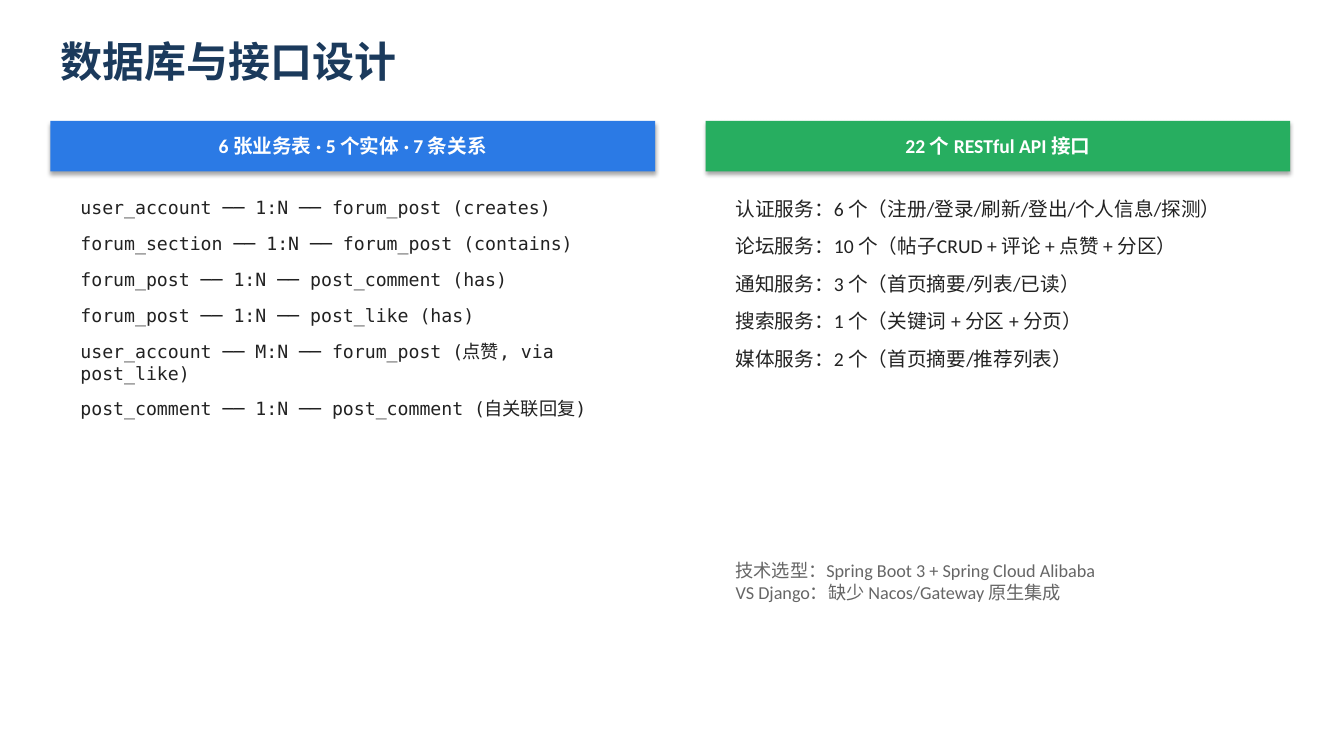
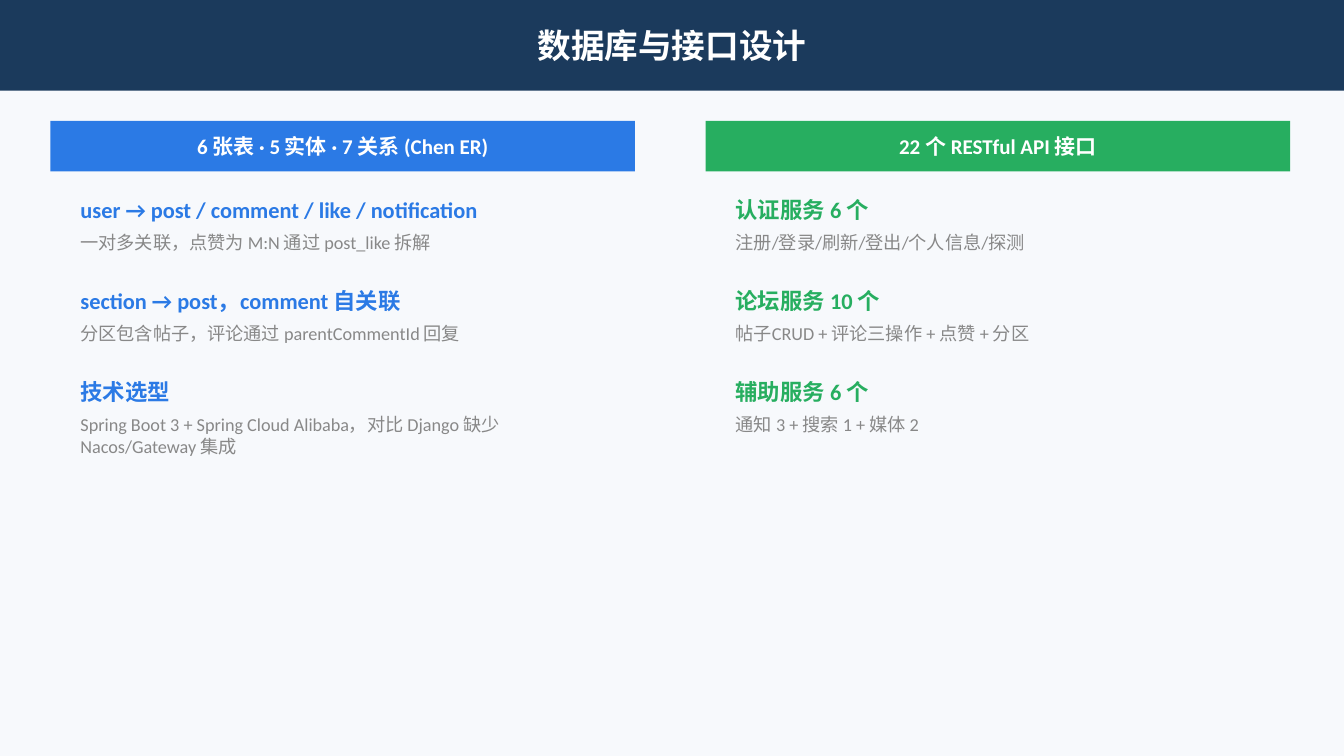
Before and after one commit to Wkjlovec/graduation_project_zhuang, a slide deck: slide 8 of docs/答辩PPT.pptx (slide 5 before the commit). Drawn at 1344x756 pixels with LibreOffice and Linux fonts; fonts in the diff are those of the drawing. Boxes give left, top, right and bottom in pixels: in the first picture for what was removed or moved away, otherwise in the second. Text is boxed around its words. In the diff, an @@ line names an element or a change of style, - is before the commit and + after.

```diff
--- a/docs/答辩PPT.pptx
+++ b/docs/答辩PPT.pptx
@@ background #FFFFFF to #F7F9FC @@
@@ rectangle "数据库与接口设计" resized from (x1=60, y1=41, x2=396, y2=81) to (x1=0, y1=0, x2=1344, y2=91) @@
@@ rectangle "数据库与接口设计" at (x1=0, y1=0, x2=1344, y2=91): size 30 to 24 pt, text colour #1B3A5C to #FFFFFF; alignment left to centre; vertical alignment top to middle; fill none to #1B3A5C @@
@@ rectangle "6 张表 · 5 实体 ..." resized from (x1=50, y1=121, x2=655, y2=171) to (x1=50, y1=121, x2=635, y2=171) @@
@@ rectangle "6 张表 · 5 实体 ..." at (x1=50, y1=121, x2=635, y2=171): shadow off @@
@@ text in rectangle at (x1=197, y1=136, x2=489, y2=157): text changed; size 14 to 15 pt @@
-6 张业务表 · 5 个实体 · 7 条关系
+6 张表 · 5 实体 · 7 关系 (Chen ER)
@@ rectangle "22 个 RESTful API 接口" at (x1=706, y1=121, x2=1291, y2=171): size 14 to 15 pt; shadow off @@
@@ text removed at (x1=80, y1=200, x2=586, y2=420) @@
-user_account ── 1:N ── forum_post (creates)
-forum_section ── 1:N ── forum_post (contains)
-forum_post ── 1:N ── post_comment (has)
-forum_post ── 1:N ── post_like (has)
-user_account ── M:N ── forum_post (点赞, via post_like)
-post_comment ── 1:N ── post_comment (自关联回复)
@@ text added at (x1=80, y1=202, x2=478, y2=222), 16 pt, text #2B7AE5, bold @@
+user → post / comment / like / notification
@@ text removed at (x1=736, y1=199, x2=1220, y2=368) @@
-认证服务：6 个（注册/登录/刷新/登出/个人信息/探测）
-论坛服务：10 个（帖子CRUD + 评论 + 点赞 + 分区）
-通知服务：3 个（首页摘要/列表/已读）
-搜索服务：1 个（关键词 + 分区 + 分页）
-媒体服务：2 个（首页摘要/推荐列表）
@@ text added at (x1=736, y1=199, x2=868, y2=220), 16 pt, text #27AE60, bold @@
+认证服务 6 个
@@ text added at (x1=80, y1=234, x2=431, y2=252), 13 pt, text #888888 @@
+一对多关联，点赞为 M:N 通过 post_like 拆解
@@ text added at (x1=736, y1=234, x2=1025, y2=251), 13 pt, text #888888 @@
+注册/登录/刷新/登出/个人信息/探测
@@ text added at (x1=80, y1=290, x2=401, y2=313), 16 pt, text #2B7AE5, bold @@
+section → post，comment 自关联
@@ text added at (x1=736, y1=290, x2=880, y2=311), 16 pt, text #27AE60, bold @@
+论坛服务 10 个
@@ text added at (x1=80, y1=325, x2=460, y2=343), 13 pt, text #888888 @@
+分区包含帖子，评论通过 parentCommentId 回复
@@ text added at (x1=736, y1=325, x2=1029, y2=342), 13 pt, text #888888 @@
+帖子CRUD + 评论三操作 + 点赞 + 分区
@@ text added at (x1=80, y1=381, x2=169, y2=402), 16 pt, text #2B7AE5, bold @@
+技术选型
@@ text added at (x1=736, y1=381, x2=868, y2=402), 16 pt, text #27AE60, bold @@
+辅助服务 6 个
@@ text at (x1=80, y1=416, x2=499, y2=456): text changed; text colour #666666 to #888888 @@
-技术选型：Spring Boot 3 + Spring Cloud Alibaba
-VS Django：缺少 Nacos/Gateway 原生集成
+Spring Boot 3 + Spring Cloud Alibaba，对比 Django 缺少 Nacos/Gateway 集成
@@ text added at (x1=736, y1=416, x2=919, y2=433), 13 pt, text #888888 @@
+通知 3 + 搜索 1 + 媒体 2
```
Also in this commit, not shown: 5 other slides changed, 9 slides added, 2 slides removed, 1 other file.
